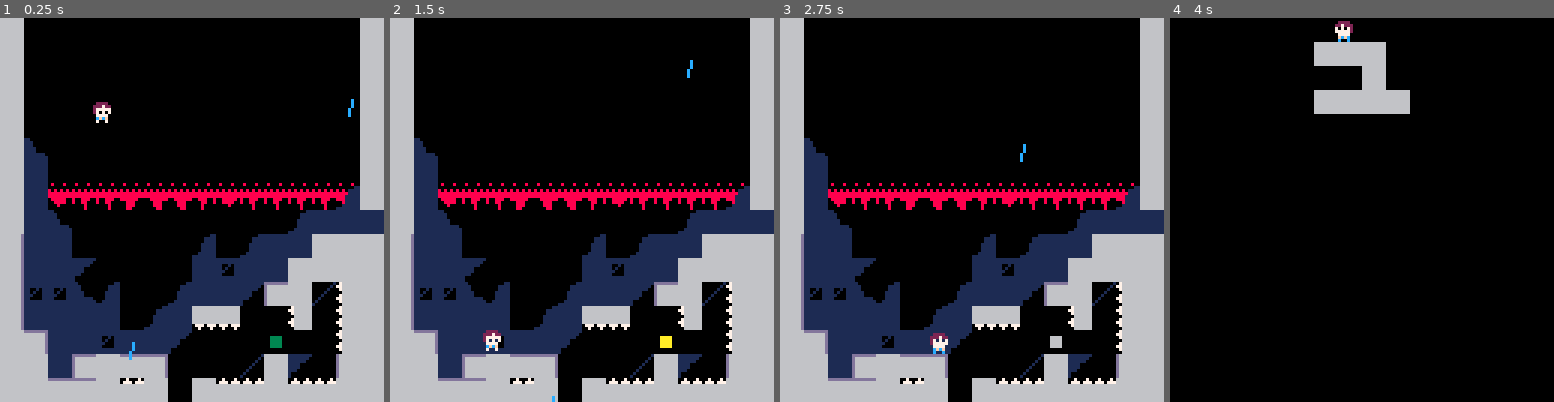
Above: before the commit, frames 1-4 (left to right).
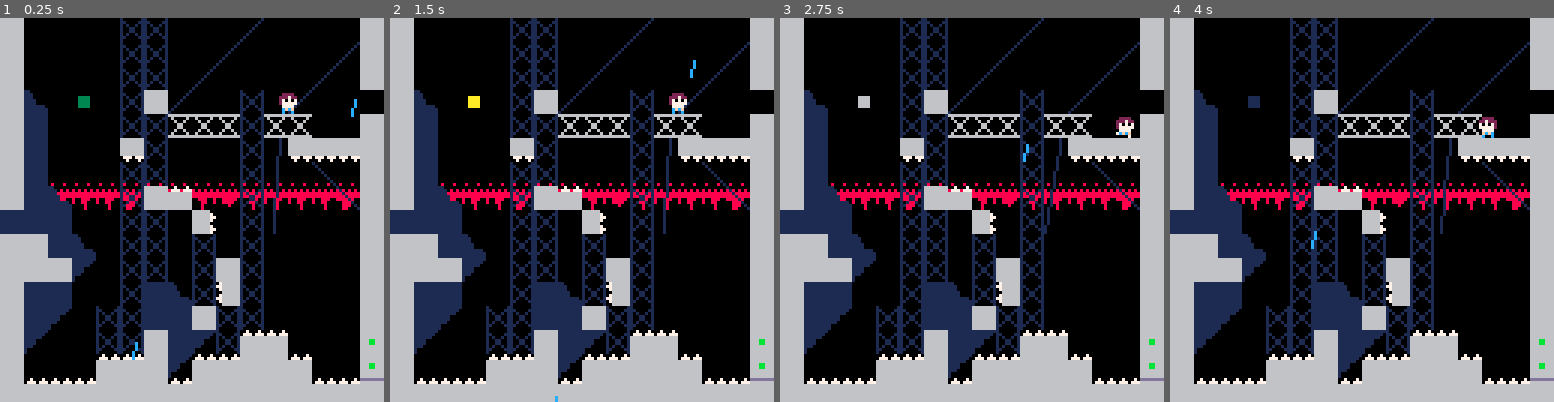
Above: after the commit, the same moments.

Repository: Oligarchomp/mygame
Game: PICO-8 cartridge mygame.p8
Two runs of this game, one before a commit and one after it. Both use one fixed random seed, a clock stepped at 60 frames per second and the inputs below.
Inputs:
- Up to frame 1 (0.25 s): no input
- Up to frame 2 (1.5 s): tap X (X key) at 0.33, 1.07 s; tap O (Z key) at 0.7 s
- Up to frame 3 (2.75 s): hold Right 1.6-2.1 s; tap O (Z key) at 1.7, 2.1, 2.5 s; tap X (X key) at 1.85 s; hold Up 2.15-2.42 s; hold Right from 2.47 s (still down)
- Up to frame 4 (4 s): tap O (Z key) at 2.9, 3.3, 3.7 s; tap X (X key) at 2.97 s; release Right at 3.03 s; hold Left 3.08-3.58 s; hold Down 3.63-3.97 s

The runs differ from the first frame. In frame 1, 33% of the frame differs, in the area x 0-100%, y 0-100%; in frame 2, 33%; in frame 3, 32%; in frame 4, 46%.

Commit message:
min trucs

Diff:
--- a/mygame.p8
+++ b/mygame.p8
@@ -63,7 +61,7 @@
 
 
 player={
-	x=30,
+	x=220,
 	y=150,
 	hitbox={x=2,y=3,w=4,h=5},
 	spr=1,
@@ -145,12 +143,12 @@
   	y=y*8+4,
   	sx=sx,
   	sy=sy,
-  	speed1=16,
-  	speed2=35,
+  	speed1=20,
+  	speed2=1.8,
   	dx=rnd(2)-1,
   	dy=rnd(2)-1,
   	col=rnd(16)-1,
-  	first_step=17
+  	first_step=12
   }
  	add(in_colpart,colpart)
  end
@@ -170,7 +168,7 @@
 	part.x+=part.dx
 	part.y+=part.dy
 
-	if (part.speed1 >0) part.speed1-=1
+	if (part.speed1 >0) part.speed1-=2
 
 	part.first_step-=1
 
@@ -182,16 +180,23 @@
 	else
 
 		if part.x-(map_index.x-part.sx)*128!=player.x+4 or part.y-(map_index.y-part.sy)*128!=player.y+4 then
-			part.dx=(visual_player.x+4-(part.x-(map_index.x-part.sx)*128))/part.speed2
-			part.dy=(visual_player.y+4-(part.y-(map_index.y-part.sy)*128))/part.speed2
-			if part.speed2>0 then
-				part.speed2-=1
-				if (part.speed2<20) part.speed2+=0.3
-			else
-				part.speed2=0
-				in_colpart={}
-			end
-		end
+			local difx=(visual_player.x+4-(part.x-(map_index.x-part.sx)*128))
+			local dify=(visual_player.y+4-(part.y-(map_index.y-part.sy)*128))
+			local norm=sqrt(difx^2+dify^2)
+ 		if difx>0 then
+ 			part.dx=min(difx,difx/norm*part.speed2)
+ 		else
+ 			part.dx=-min(-difx,-difx/norm*part.speed2)
+ 		end
+ 		if dify>0 then
+ 			part.dy=min(dify,dify/norm*part.speed2)
+ 		else
+ 			part.dy=-min(-dify,-dify/norm*part.speed2)
+ 		end
+ 		if difx==0 and dify==0 then
+ 			del(in_colpart,part)
+ 		end
+ 	end
 	end
 
 end
@@ -943,27 +948,27 @@
 1200000000000000000000000000001212000000000000000000000000240012120000000000000000000000000000000000000000000000000000000000330000000000000000000000333300000000000000000000000000003a00000000000000000000000000000000000000000000000000000000000000000000000000
 1200000000000000000000000000001212000000002222000000000024000012120000000000000000000000000000000000000000000000003300000000330000000000000000000000333300000000000000000000000000003a00000000000000000000000000000000000000000000000000000000000000000000000000
 1200000000000000000000000000001212000000002222000000002400000012120000000000000000000000000000000023232300000000003300000000330000000000000000000000333300000000000000000000000000003a00000000000000000000000000000000000000000000000000000000000000000000000000
-1200000000000000000000000000001212000000002222000000240000000012120000002200000000000000000000121223232323230000003300000000330000000000000000000000333300000000000000000000c8c8c8003a00000000000000000000000000000000000000000000000000000000000000000000000000
-1200000000000000000000000000001212000000002222000024000000002412120000002200000000000022000000121223232323000000223300000000330000000000000000000000333300000000000000000000c8c8c8003a00000000000000000000000000000000000000000000000000000000000000000000000000
-1200000000000000000000000000001212000000002222002400000000240012120000132200000000000022000000121217170000000000223300000000330000000000000000000000333300000000000000000000c8c800001800000000000000000000000000000000000000000000000000000000000000000000000000
-1200000000000000000000000000001212100008002212240000220024000000000000121717000000002422000000000000000022000000223300000000330000000000000000000000333300000000000000000000c8c8c8240025000000000000000000000000000000000000000000000000000000000000000000000000
-120000000000000000000000000000121221000000222223232322232300001212170016220000000024002200000012121700002323231823330000c8c83300203410c8c8c8c8c8c8c83333c8c8c800c8c8c8c8c8c8c8c824c83000250000000000000000000000000000000000000000000000000000000000000000000000
-1210000000000000000000000000001212210000001722000000223217171712160024122225000024000022000023121600000033000000223300c8c8c8330021212125c8c8c8c8c8c83333c8c8c800c8c8c8c8c8c8c82323232323232300000000000000000000000000000000000000000000000000000000000000000000
-1221000000000000000000000000001212210000002222000000220000000012162400152200232300000022000000121600152323182323233300c823233320212121c825c8c8c8c8243333c8c8c800c8c8c8c8c8c8c8c8c8c80000000000000000000000000000000000000000000000000000000000000000000000000000
-1221000000000000000000000000201212211000002212130000220000000012120000152200003a00000022230000121624150000000000003300c80032333421212110c825c8c824c83333c8c8c800c8c8c8c8c8c8c8c8c8c80000000000000000000000000000000000000000000000000000000000000000000000000000
-1221100000000000000000002021212121212100002222001600220000000012122513122216002200002222221212121225151823232323233325c8c800332121212100c8c82524c8c83333c8c8c800c8c8c8c8c8c8c8c800000000000000000000000000000000000000000000000000000000000000000000000000000000
-292121000000000020002021211212121212211000222200220022000000001212242512220000220000001512191919162412002200000022330025c8c833212121110000c82425c8c83322c8c8c800c8c8c8c8c8c8c80000000000000000000000000000000000000000000000000000000000000000000000000000000000
-292121110000000021342121121212121212121100222200221222000000001216250025370000320000131414141219162512232323232300332323c8c83321212125000024c8c825c82222c8c8c800c8c8c8c8c8c8c8c8c8c80000000000000000000000000000000000000000000000000000000000000000000000000000
-293434102000002021211126122415121221210000222110221522000000001216002524222200000000151427141219162400002323333300222325c82420212121001818c8c8c8c8252223c8c8c800c8c8c800c8c8c8c8c8c80000000000000000000000000000000000000000000000000000000000000000000000000000
-2921212121002021171700001500151212211100222221211222220000000012121312381222000000000000121412191928000000002623270000c823202121212110000020c8c8353533330000c8000000c8c8c8c8c8c8c8c80000000000000000000000000000000000000000000000000000000000000000000000000000
-1227212134212111000000080000151212110000222212211122131300000019192425083916000023000000151412121919131700222213353922c820342121212121212121c8353523232323350000c8c8c8c8c800c8c8c8c80000000000000000000000000000000000000000000000000000000000000000000000000000
-1212212612282700000024121100391212000000131312111313121213000019192500232323232323230000151412131219190022223533172922202112121212212112122110352323232323233500c8c8c8c8c8000008c8c80000000000000000000000000000000000000000000000000000000000000000000000000000
-1212282812131200121313121313121212131313121212131212121212131312121313121212121212121212121412121212121312221212121212121212121212121212121212121212121212121212121212121212121212121212121212121212121212121212121212121212121212121212121212121212121212121212
-…(8 lines of a section not shown)…
+1200000000000000000000000000001212000000002222000000240000000012120000002200000000000000000000121223232323230000003300000000330000000000000000000000333300000000120000000000c8c8c8003a00000000120000000000000000000000000000000000000000000000000000000000000000
+1200000000000000000000000000001212000000002222000024000000002412120000002200000000000022000000121200000023000000223300000000330000000000000000000000333300000000000000000000c8c8c8003a00000000000000000000000000000000000000000000000000000000000000000000000000
+1200000000000000000000000000001212000000002222002400000000240012120000132200000000000022000000121200000000000000223300000000330000000000000000000000333300000000000000000000c8c800001800000000000000000000000000000000000000000000000000000000000000000000000000
+1200000000000000000000000000001212100008002212240000220024000000000000391717000000002422000000000000002622000000223300000000330000000000000000000000333300000000000000000000c8c8c8240025000000000000000000000000000000000000000000000000000000000000000000000000
+120000000000000000000000000000121221000000222223232322232300001212160039220000000024002200000012121700392323231823330000c8c83300203410c8c8c8c8c8c8c83333c8c8c800c8c8c8c8c8c8c8c824c83000250000000000000000000000000000000000000000000000000000000000000000000000
+1210000000000000000000000000001212210000001722000000223217171712160024392225000024000022000023121600253922000000003300c8c8c8330021212125c8c8c8c8c8c83333c8c8c800c8c8c8c8c8c8c82323232323232300000000000000000000000000000000000000000000000000000000000000000000
+1221000000000000000000000000001212210000002222000000220000250012162400392200232300000022000000121600241523232323183300c823233320212121c825c8c8c8c8243333c8c8c800c8c8c83ac8c8c8c8c8000000000000000000000000000000000000000000000000000000000000000000000000000000
+1221000000000000000000000000201212211000002212130000220000002512290000152200003a00000022230000122924001500242524003300c80032333421212110c825c8c824c83333c8c8c800c8c8c812c8c810c8c8000000000000000000000000000000000000000000000000000000000000000000000000000000
+1221100000000000000000002021212121212100002222001600220000000012292515122216002200002222221212122925131218232323233325c8c800332121212100c8c82524c8c83333c8c8c800c8c8c812c82a210000002a00000000000000000000000000000000000000000000000000000000000000000000000000
+292121000000000020002021211212121212211000222200220022000000001229242512220000220000221512191919292400120022000000330025c8c833211221110000c82425c8c83322c8c8c800c8c8c8121012212028101200000000000000000000000000000000000000000000000000000000000000000000000000
+292121110000000021342121121212121212121100222200221222000000001216250025370000320000131414141219162524122323232300332323c8c83321212125000024c8c825c82222c8c8c800c8c8c812211234211a2112003a0000000000000000000000000000000000000000000000000000000000000000000000
+293434102000002021211126122415121221210000222110221522000000001216002524222200000000151427141219162525002323082200222325c82420212121001818c8c8c8c8252223c8c8c800c8c8001221122111c821112a120000000000000000000000000000000000000000000000000000000000000000000000
+2921212121102021171700001500151212211100222221211222220000000012121312381222000000000025121412191913002500002623270000c823202121211210000020c8c8353533330000c80000c8c821211221102a341021120000000000000000000000000000000000000000000000000000000000000000000000
+1227212134212111000000080000151212110000222212211122131300000019192425083916000023000000151412121919281700222213223922c820342121212121212121c8353523232323350000c8c8c8122121111a12211221120000000000000000000000000000000000000000000000000000000000000000000000
+121221261228270000002412110039121200000013131211131312121300001919250023232323232323000015141213121919002222353317292220211212121221211212211035232323232323350012c812122112102012211221120000120000000000000000000000000000000000000000000000000000000000000000
+1212282812131200121313121313121212131313121212131212121212131328121313121212121212121212121412121212121312221212121212121212121212121212121212121212121212121212121212121212121212121212121212121212121212121212121212121212121212121212121212121212121212121212
+…(8 lines of a section not shown)…
Not shown, changed: 22 lines of the sprite sheet (__gfx__) section of mygame.p8
Not shown, changed: index.js
